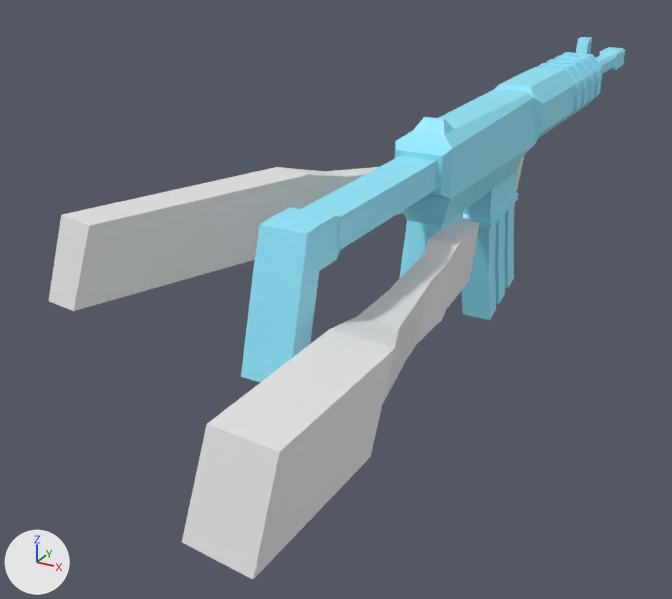
The glTF model res/models/gun_v1.glb: old version first, new version second.
Camera for both pictures: a 50 mm lens placed at (1.57, -2.34, 0.84), pointed at (-0.25, 0.96, -0.81). The axes (+X, +Y, +Z) are drawn at lower left. The lights are the same throughout. Vertices at the same position are counted once.
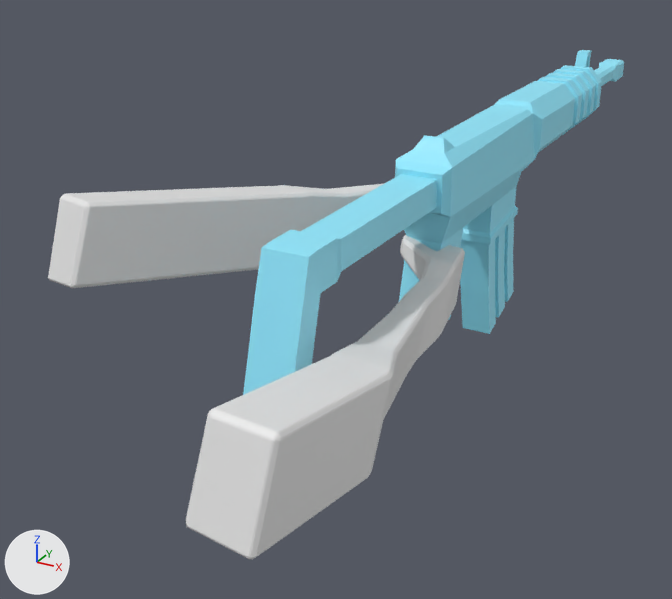
Pixel boxes [x1, y1, x2, y2] of what changed, in the pictures (672 x 599 px):
'Cylinder.003', reshaped, moved
    before: [49, 154, 525, 579]
    after: [48, 183, 465, 559]
'Cube', moved
    before: [241, 37, 625, 382]
    after: [243, 50, 624, 395]
part 1 of me_cylinder_005, rebuilt (6% narrower, 10% shorter)
    before: [182, 219, 479, 579]
    after: [186, 235, 465, 559]
part 2 of me_cylinder_005, built on
    before: [49, 154, 525, 311]
    after: [48, 183, 385, 288]

The edits, one by one:
me_cylinder_005 is used by ob_cylinder_003; location (0.0, 0.0, 0.0).
me_cylinder_005 had 64 vertices, 120 faces and spanned x -0.77..0.63, y -0.96..1.79, z -0.6..-0.16.
me_cylinder_005 now has 1504 vertices, 3000 faces and spans x -0.76..0.63, y -0.95..1.62, z -0.58..-0.03.
me_cylinder_005 part 1: the loose piece of 32 vertices spanning x 0.31..0.63, y -0.96..0.9, z -0.6..-0.27 is rebuilt with 896 vertices and now spans x 0.18..0.63, y -0.95..0.77, z -0.58..-0.18.
me_cylinder_005 part 2: 1 vertex moved within x -0.27, y 0.8, z -0.43; 31 vertices removed from x -0.77..0.31, y -0.27..1.79, z -0.48..-0.16; 607 vertices added at x -0.76..0.27, y -0.26..1.62, z -0.47..-0.03.
Object 'Cylinder.003' (ob_cylinder_003) moves from (0.0, 0.0, 0.0) to (0.0, 0.0, -0.072).
Object 'Cube' (ob_cube) moves from (0.0, 0.0, 0.0) to (0.004, 0.0, -0.067).
